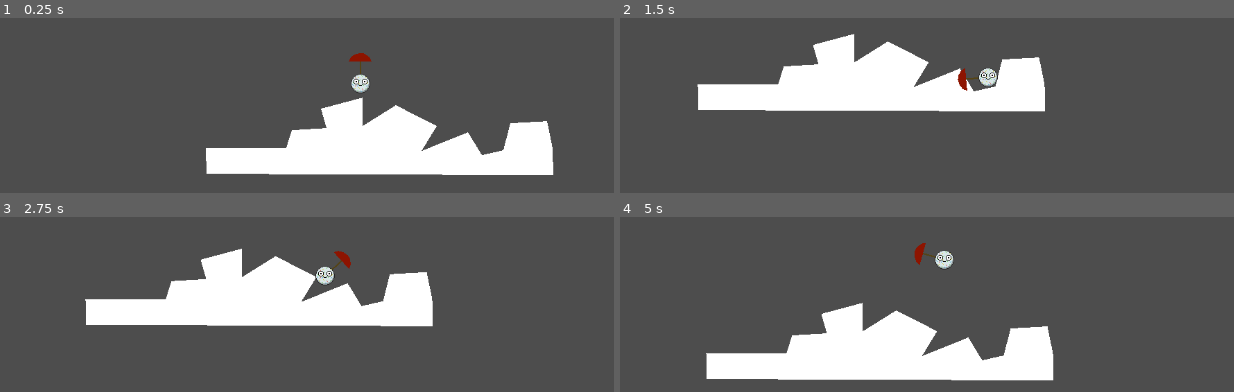
Above: before the commit, frames 1-4 (two rows, left to right).
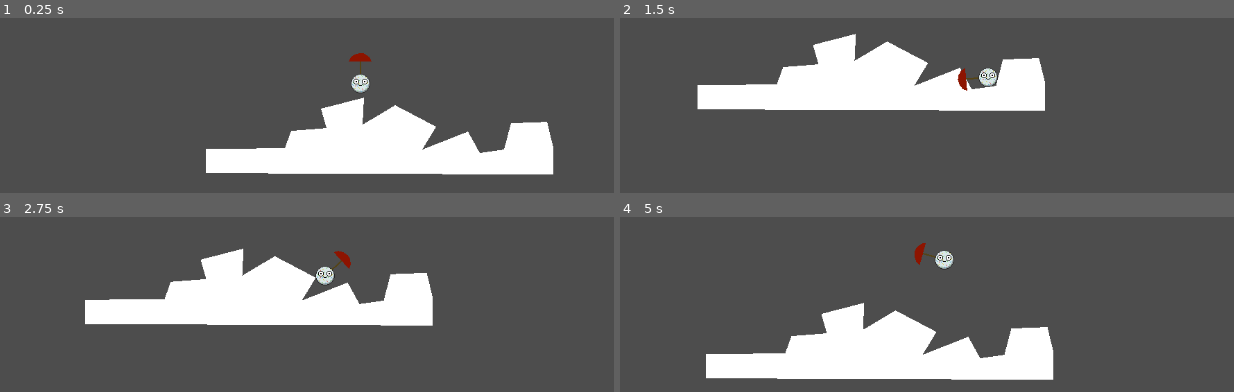
Above: after the commit, the same moments.

Repository: AnJ95/shiny-umbrella
Game: Godot game, scene res://scenes/node_2d.tscn
The game is run twice, just before and just after one commit, with the same random seed, the same clock (stepped at 60 frames per second) and the same inputs. This scene is started directly instead of the project's main scene.
Inputs (mouse positions are in pixels of both pictures, inside the frame that each line leads up to):
- Up to frame 1 (0.25 s): no input
- Up to frame 2 (1.5 s): move the mouse to (1154, 47) at 0.52 s; hold D (right) from 0.53 s (still down); tap W (up) at 0.77 s; move the mouse to (822, 93) at 1.27 s
- Up to frame 3 (2.75 s): tap W (up) at 1.52 s; move the mouse to (outside the picture) at 2.02 s; release D (right) at 2.03 s; hold A (left) from 2.03 s (still down)
- Up to frame 4 (5 s): move the mouse to (939, 358) at 2.77 s; release A (left) at 2.78 s; hold D (right) 2.78-4.28 s; tap W (up) at 3.02, 3.77, 4.52 s; move the mouse to (1221, 336) at 3.52 s; move the mouse to (outside the picture) at 4.27 s; hold A (left) from 4.28 s (still down)

The runs differ from the first frame. In frame 1, 1.0% of the frame differs, in the area x 33-91%, y 45-90%; in frame 2, 0.9%; in frame 3, 0.8%; in frame 4, 0.9%.

Commit message:
restructured wind and rain

Diff:
--- a/scenes/node_2d.tscn
+++ b/scenes/node_2d.tscn
@@ -11,7 +11,7 @@
 polygon = PackedVector2Array(-250, 17, -250, -18, -136, -19, -127, -44, -76, -48, -83, -74, -22, -92, -24, -53, 23, -81, 82, -50, 62, -17, 128, -43, 145, -12, 180, -17, 190, -55, 242, -57, 251, -20, 251, 19)
 
 [node name="Polygon2D" type="Polygon2D" parent="StaticBody2D"]
-polygon = PackedVector2Array(-93, 246, -92, 283, 408, 285, 407, 246, 399, 207, 346, 210, 336, 249, 305, 256, 285, 223, 218, 250, 240, 214, 181, 184, 133, 214, 133, 173, 73, 189, 81, 217, 31, 220, 22.763, 246)
+polygon = PackedVector2Array(-93, 247, -93, 282, 408, 284, 408, 245, 399, 208, 347, 210, 337, 248, 302, 253, 285, 222, 219, 248, 239, 215, 180, 184, 133, 212, 135, 173, 73, 189, 81, 217, 30, 221, 21, 246)
 
 [node name="player" parent="." instance=ExtResource("1_qv0x6")]
 position = Vector2(130, 124)
Renamed: rain.gd -> scenes/rain/rain.gd
Renamed: rain.tscn -> scenes/rain/rain.tscn
Renamed: wind.gd -> scenes/wind/wind.gd
Renamed: wind.tscn -> scenes/wind/wind.tscn
